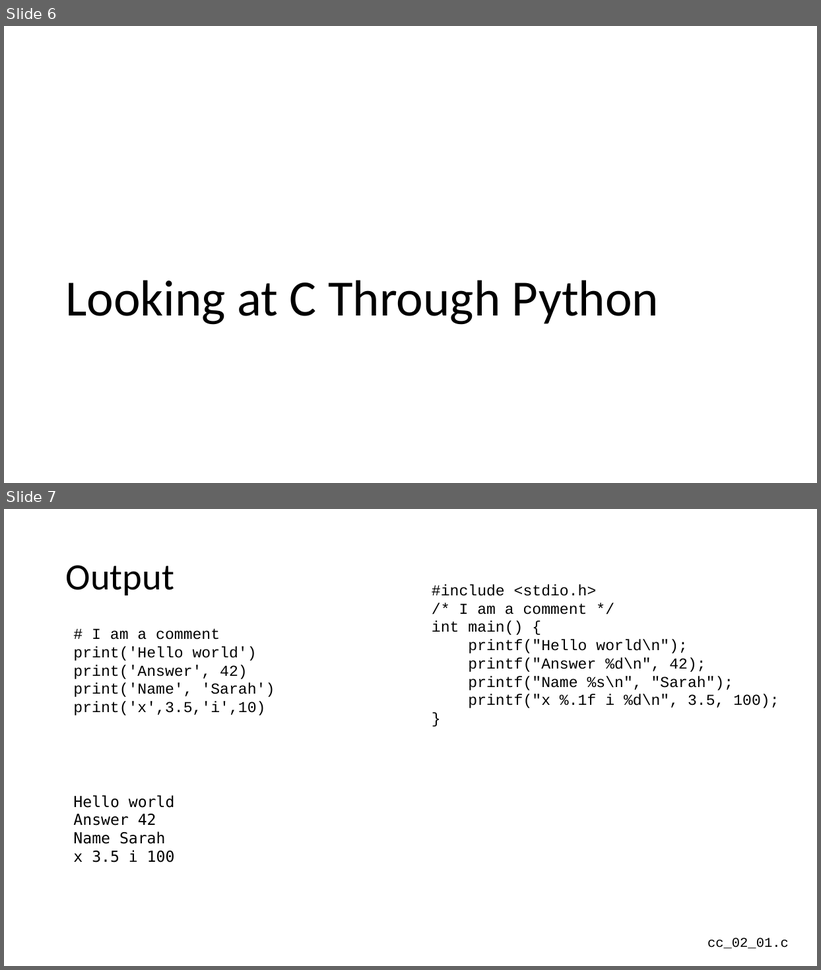
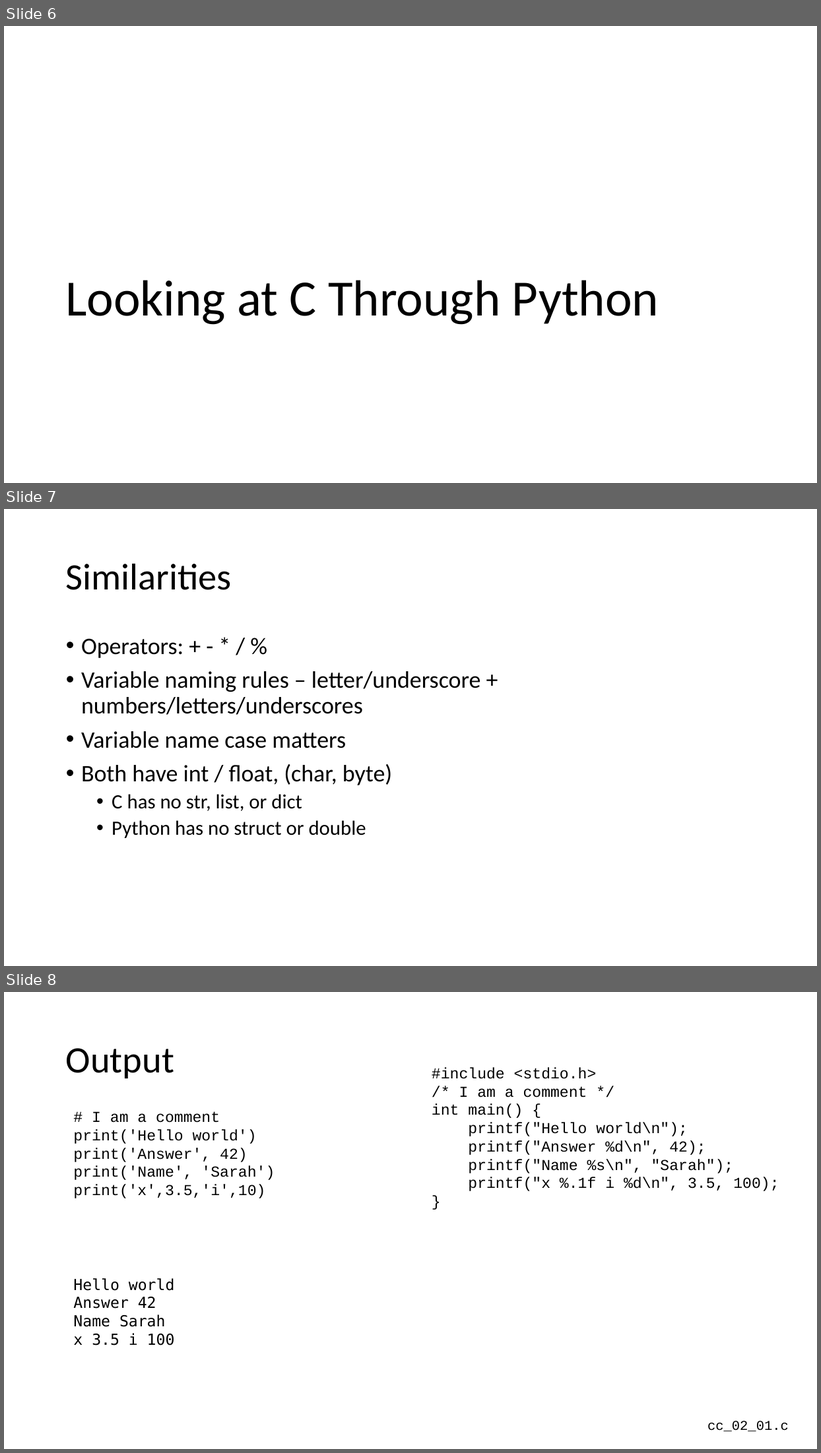
Before and after one commit to csev/cc4e, a slide deck: lectures/CC-02-Python.pptx. Shown one above the other, each under a label of ours: slides 6 and 7 before the commit, slides 6, 7 and 8 after it. The pictures are 821x970 and 821x1453 pixels, drawn with LibreOffice and Linux fonts; fonts in the diff are those of the drawing. Boxes give left, top, right and bottom in pixels: in the first picture for what was removed or moved away, otherwise in the second. Text is boxed around its words. In the diff, an @@ line names an element or a change of style, - is before the commit and + after.

Commit message:
Updates

```diff
--- a/lectures/CC-02-Python.pptx
+++ b/lectures/CC-02-Python.pptx
@@ slide 7 added at <box>4,509,817,966</box>, background #FFFFFF @@
@@ title added at <box>66,563,232,590</box>, 44 pt, text #000000 @@
+Similarities
@@ text added at <box>81,638,481,838</box>, 28 pt, text #000000 @@
+• Operators: + - * / %
+• Variable naming rules – letter/underscore + numbers/letters/underscores
+• Variable name case matters
+• Both have int / float, (char, byte)
+  • C has no str, list, or dict
+  • Python has no struct or double
@@ what was slide 7 is now slide 8 @@
```
